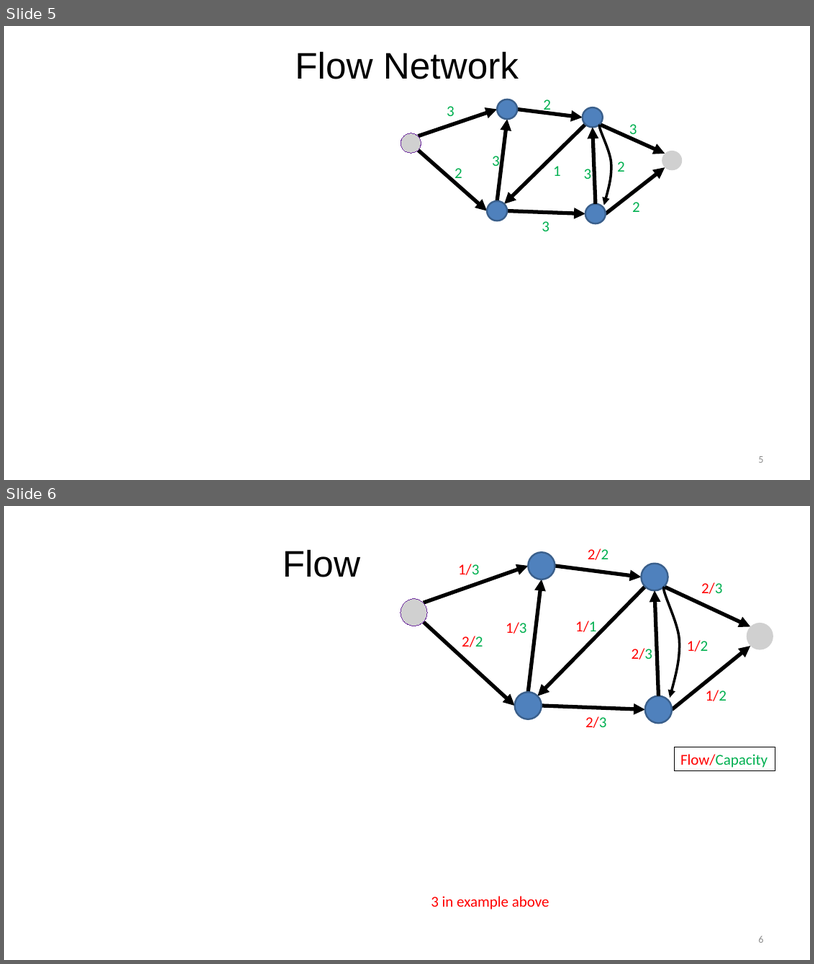
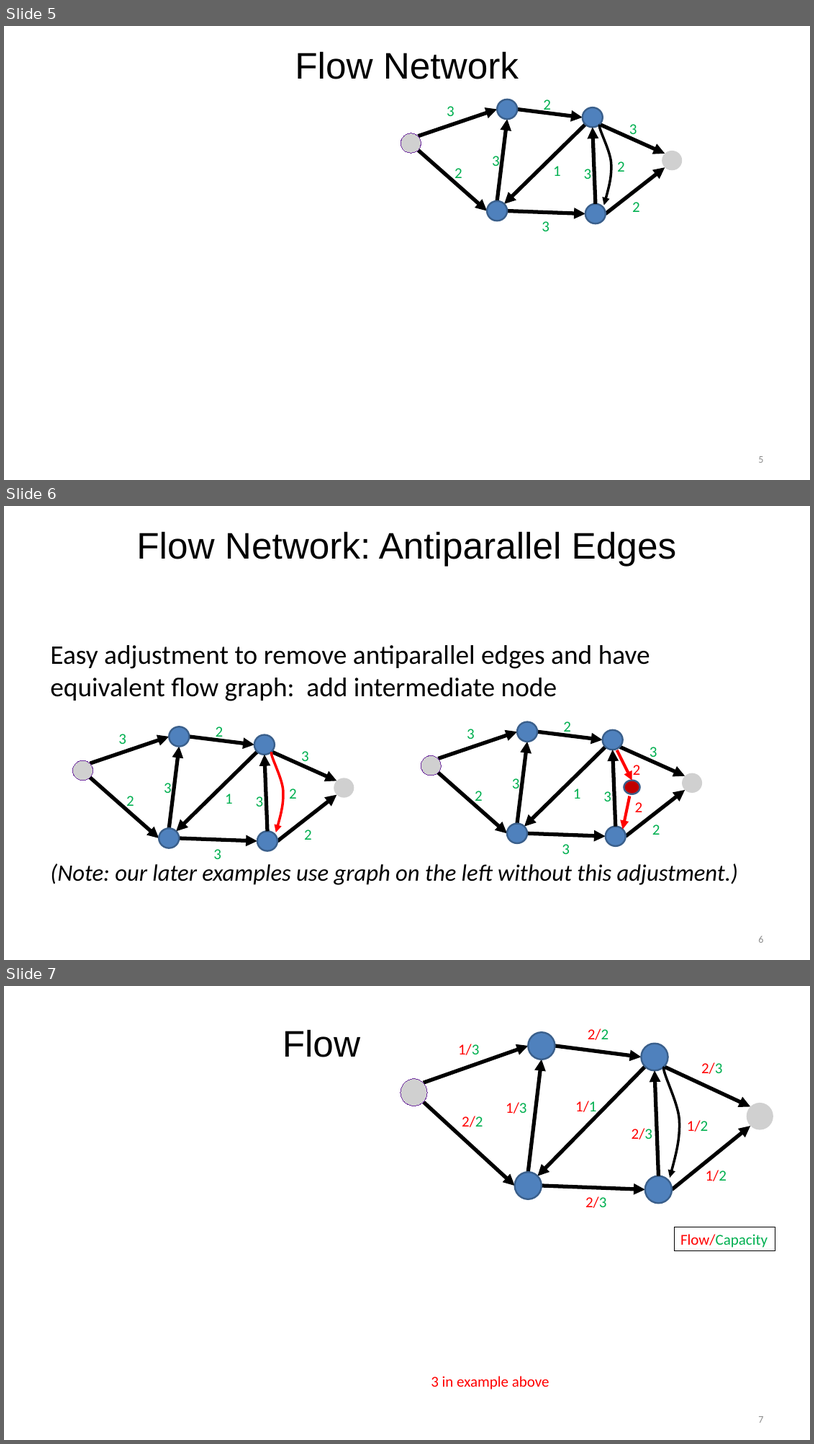
Before and after one commit to uva-cs/cs4102-f21, a slide deck: slides/Network-Flow_horton-f21.pptx. Shown one above the other, each under a label of ours: slides 5 and 6 before the commit, slides 5, 6 and 7 after it. The pictures are 814x964 and 814x1444 pixels, drawn with LibreOffice and Linux fonts; fonts in the diff are those of the drawing; grey boxes stand for pictures. Boxes give left, top, right and bottom in pixels: in the first picture for what was removed or moved away, otherwise in the second. Text is boxed around its words. In the diff, an @@ line names an element or a change of style, - is before the commit and + after.

```diff
--- a/slides/Network-Flow_horton-f21.pptx
+++ b/slides/Network-Flow_horton-f21.pptx
@@ slide 6 added at bbox=[4, 506, 810, 960], background #FFFFFF @@
@@ title added at bbox=[136, 531, 676, 566], 44 pt, text #000000 @@
+Flow Network: Antiparallel Edges
@@ text added at bbox=[50, 645, 738, 885], 32 pt, text #000000 @@
+Easy adjustment to remove antiparallel edges and have equivalent flow graph: add intermediate node
+(Note: our later examples use graph on the left without this adjustment.)
@@ group added at bbox=[73, 726, 354, 859]: 10 texts, 9 arrows, 4 ellipses, 2 pictures, 1 freeform shape @@
+3
+3
+3
+2
+2
+1
+3
+2
+2
+3
@@ arrow added from (617, 750) to (633, 780), #FF0000 3.5 pt @@
@@ group added at bbox=[422, 721, 702, 854]: 10 texts, 9 arrows, 4 ellipses, 2 pictures @@
+3
+3
+3
+2
+2
+1
+3
+2
+2
+3
@@ ellipse added at bbox=[625, 780, 640, 794], fill #C00000, outline #3A5F8C 2 pt @@
@@ arrow added from (630, 795) to (623, 829), #FF0000 3.5 pt @@
@@ text added at bbox=[635, 802, 643, 812], 18 pt, text #FF0000 @@
+2
@@ page number added at bbox=[759, 936, 764, 942], 12 pt, text #8C8C8C @@
+6
@@ what was slide 6 is now slide 7 @@
@@ page number at bbox=[759, 1416, 764, 1422]: text changed @@
-6
+7
```
Also in this commit, not shown: 2 slides changed, 5 other files.
